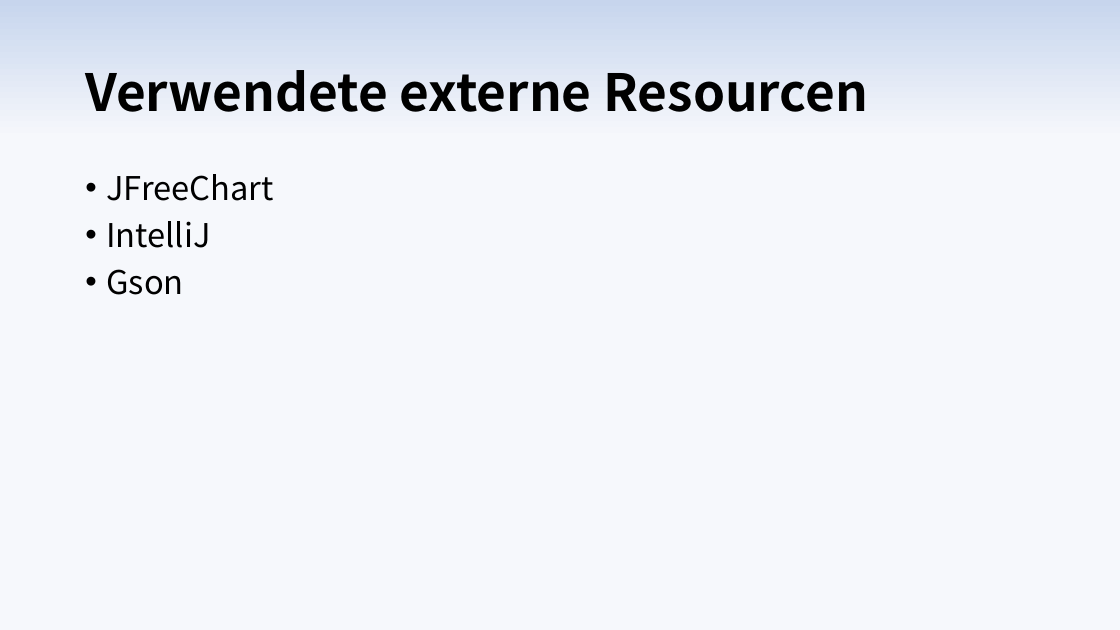
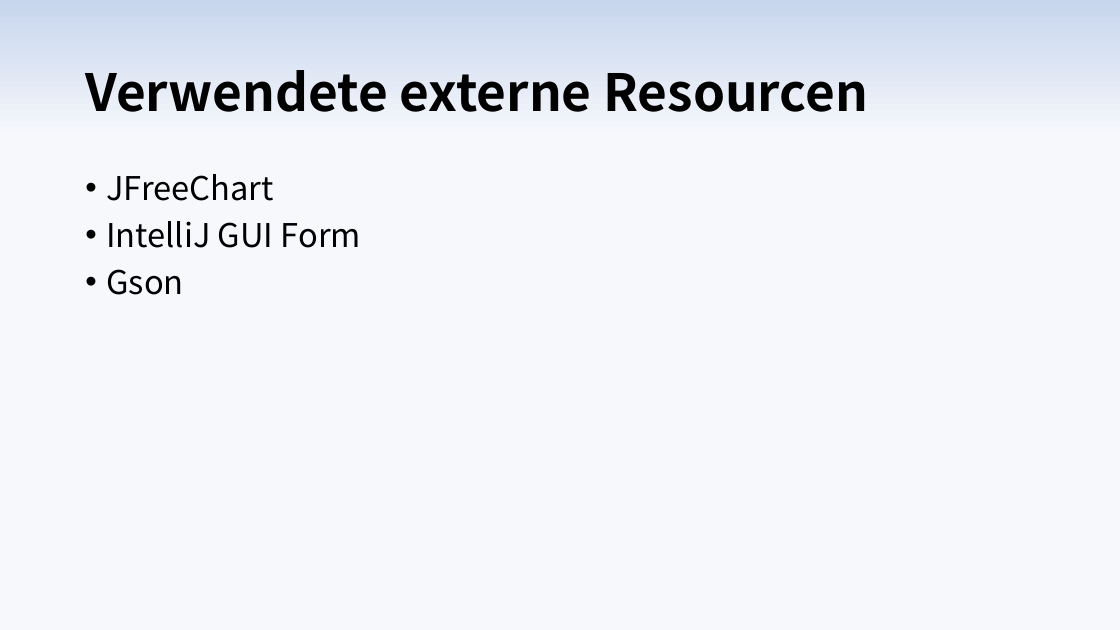
Before and after one commit to max-97/pse, a slide deck: slide 16 of Entwurf/Diagramme/Präsentation/Entwurfspraesentation.pptx (slide 14 before the commit). Drawn at 1120x630 pixels with LibreOffice and Linux fonts; fonts in the diff are those of the drawing. Boxes give left, top, right and bottom in pixels: in the first picture for what was removed or moved away, otherwise in the second. Text is boxed around its words. In the diff, an @@ line names an element or a change of style, - is before the commit and + after.

```diff
--- a/Entwurf/Diagramme/Präsentation/Entwurfspraesentation.pptx
+++ b/Entwurf/Diagramme/Präsentation/Entwurfspraesentation.pptx
@@ text at (106, 221, 361, 248): text changed @@
-• IntelliJ
+• IntelliJ GUI Form
```
Also in this commit, not shown: 7 other slides changed, 5 slides added, 3 slides removed, 6 other files.
